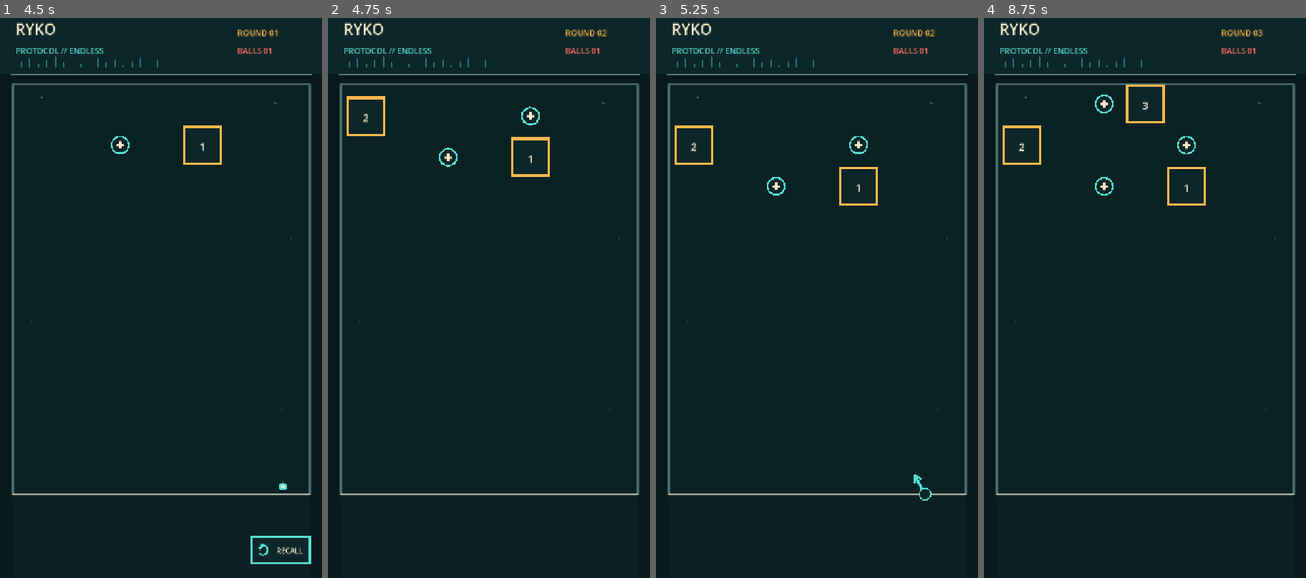
Above: before the commit, frames 1-4 (left to right).
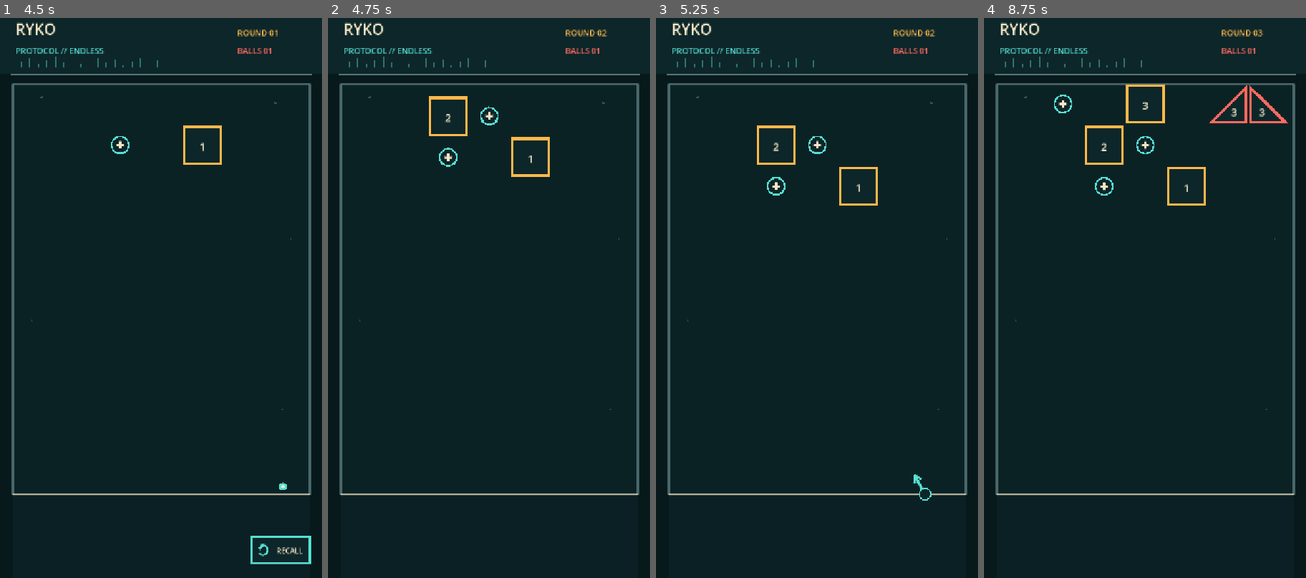
Above: after the commit, the same moments.

Repository: dfagaras/ryko-game
Game: Godot game, scene res://scenes/main.tscn
Two runs of this game, one before a commit and one after it. Both use one fixed random seed, a clock stepped at 60 frames per second and the inputs below.
Inputs (mouse positions are in pixels of both pictures, inside the frame that each line leads up to):
- Up to frame 1 (4.5 s): tap Enter at 0.5, 4.25 s; move the mouse to (231, 264) at 0.52 s; click (231, 264) at 0.67 s; tap Space at 1.25 s; drag from (96, 320) to (144, 404) at 1.27 s; move the mouse to (193, 163) at 2.02 s; click (193, 163) at 2.17 s; drag from (144, 404) to (64, 208) at 2.77 s; move the mouse to (257, 376) at 3.52 s; click (257, 376) at 3.67 s; drag from (64, 208) to (112, 146) at 4.27 s
- Up to frame 2 (4.75 s): no input
- Up to frame 3 (5.25 s): move the mouse to (833, 292) at 5.02 s; click (833, 292) at 5.17 s
- Up to frame 4 (8.75 s): tap Space at 5.75 s; drag from (1096, 146) to (1080, 320) at 5.77 s; move the mouse to (1215, 264) at 6.52 s; click (1215, 264) at 6.67 s; drag from (1080, 320) to (1128, 404) at 7.27 s; tap Enter at 8 s; move the mouse to (1177, 163) at 8.02 s; click (1177, 163) at 8.17 s

Frame 1 is identical in both runs. In frame 2, 0.6% of the frame differs, in the area x 5-66%, y 13-22%; in frame 3, 0.6%; in frame 4, 1.1%, in the area x 5-95%, y 12-27%.

Commit message:
fix: restore supernova with valid typed board clipping

Diff:
--- a/scripts/main.gd
+++ b/scripts/main.gd
@@ -58,6 +58,12 @@
 const ION_BEAM_EFFECT_DURATION := 0.30
 const GHOST_CORE_START_TURN := 8
 const GHOST_CORE_RADIUS := 20.0
+const SUPERNOVA_CORE_START_TURN := 10
+const SUPERNOVA_CORE_RADIUS := 22.0
+const SUPERNOVA_BALL_RATIO := 0.20
+const SUPERNOVA_EXPLOSION_RADIUS := CELL * 0.75
+const SUPERNOVA_EFFECT_DURATION := 0.36
+const BLOCK_HIT_FLASH_DURATION := 0.12
 
 const BG := Color("#08191c")
 const PLAYFIELD_BG := Color("#0b2225")
@@ -71,6 +77,8 @@
 const PHASE_BLUE := Color("#78a8ff")
 const ION_BLUE := Color("#32d8ff")
 const GHOST_PURPLE := Color("#b58cff")
+const NOVA_RED := Color("#ff4058")
+const NOVA_ORANGE := Color("#ff8a38")
 const MUTED := Color("#55777a")
 const CREAM := Color("#f3e7c5")
 
@@ -102,6 +110,9 @@
 var ion_powers: Array[Dictionary] = []
 var ion_beam_effects: Array[Dictionary] = []
 var ghost_cores: Array[Dictionary] = []
+var supernova_cores: Array[Dictionary] = []
+var supernova_effects: Array[Dictionary] = []
+var supernova_charged_count := 0
 var fallback_font: Font
 var rng := RandomNumberGenerator.new()
 var run_seed := 0
@@ -177,6 +188,9 @@
 	ion_powers.clear()
 	ion_beam_effects.clear()
 	ghost_cores.clear()
+	supernova_cores.clear()
+	supernova_effects.clear()
+	supernova_charged_count = 0
 
 
 func _cell_center(column: int, row: int) -> Vector2:
@@ -274,7 +288,7 @@
 	})
 
 	# Keep the permanent +1 pickup, then assign powers only to remaining empty
-	# cells. Ion Beam and Ghost Core can coexist when the row has enough room.
+	# cells. Different powers can coexist when the row has enough room.
 	var next_power_index := block_count + 1
 	if next_power_index < COLUMN_COUNT and rng.randf() < _ion_beam_spawn_chance():
 		var ion_column := columns[next_power_index]
@@ -296,6 +310,17 @@
 			"position": _spawn_position(ghost_column, row),
 			"activated": false
 		})
+		next_power_index += 1
+
+	if next_power_index < COLUMN_COUNT and rng.randf() < _supernova_core_spawn_chance():
+		var supernova_column := columns[next_power_index]
+		supernova_cores.append({
+			"column": supernova_column,
+			"row": row,
+			"position": _spawn_position(supernova_column, row),
+			"activated": false,
+			"pulse_elapsed": SUPERNOVA_EFFECT_DURATION
+		})
 
 
 func _block_count_for_turn() -> int:
@@ -362,6 +387,12 @@
 	if turn < GHOST_CORE_START_TURN:
 		return 0.0
 	return 0.18
+
+
+func _supernova_core_spawn_chance() -> float:
+	if turn < SUPERNOVA_CORE_START_TURN:
+		return 0.0
+	return 0.12
 
 
 func _choose_black_hole_sides() -> Array[String]:
@@ -567,6 +598,7 @@
 	active_ball_count = 0
 	launch_timer = 0.0
 	first_return_recorded = false
+	supernova_charged_count = 0
 	next_launcher_x = launcher.x
 	balls.clear()
 	queue_redraw()
@@ -622,6 +654,7 @@
 		"velocity": volley_direction * BALL_SPEED,
 		"returned": false,
 		"ghost": false,
+		"supernova": false,
 		"ghost_blocks_inside": {}
 	})
 	launched_ball_count += 1
@@ -630,6 +663,9 @@
 
 func _physics_process(delta: float) -> void:
 	_update_ion_beam_effects(delta)
+	_update_supernova_effects(delta)
+	_update_block_hit_flashes(delta)
+	_update_supernova_core_pulses(delta)
 	if state == TurnState.ADVANCING:
 		_process_board_advance(delta)
 		queue_redraw()
@@ -658,13 +694,17 @@
 			var collider := collision.get_collider()
 			if collider is StaticBody2D and collider.get_meta("kind", "") == "block":
 				var should_absorb := _block_absorbs_ball(collider, collision.get_normal())
-				_hit_block(collider)
+				if bool(entry.get("supernova", false)):
+					_trigger_supernova_explosion(_block_position_from_body(collider))
+				else:
+					_hit_block(collider)
 				if should_absorb:
 					_consume_ball(entry)
 					continue
 
 		_collect_pickups_at(body.position)
 		_activate_ion_powers_at(body)
+		_activate_supernova_cores_at(entry)
 		_activate_ghost_cores_at(entry)
 		_damage_blocks_crossed_by_ghost(entry, previous_position)
 		if body.position.y > RETURN_Y + 32.0:
@@ -684,11 +724,19 @@
 	var block_body: StaticBody2D = item["body"] as StaticBody2D
 	if not is_instance_valid(block_body):
 		return
+	item["hit_flash"] = BLOCK_HIT_FLASH_DURATION
 	item["hp"] = int(item["hp"]) - 1
 	if int(item["hp"]) <= 0:
 		block_body.collision_layer = 0
 		block_body.queue_free()
 		item["body"] = null
+
+
+func _block_position_from_body(body: StaticBody2D) -> Vector2:
+	var index := int(body.get_meta("block_index", -1))
+	if index < 0 or index >= blocks.size():
+		return body.position
+	return blocks[index]["position"]
 
 
 func _block_absorbs_ball(body: StaticBody2D, collision_normal: Vector2) -> bool:
@@ -745,6 +793,31 @@
 		_fire_ion_beam(power_position, String(power["orientation"]))
 
 
+func _supernova_charge_limit() -> int:
+	return maxi(1, int(floor(float(ball_count) * SUPERNOVA_BALL_RATIO)))
+
+
+func _supernova_remaining_charges() -> int:
+	return maxi(0, _supernova_charge_limit() - supernova_charged_count)
+
+
+func _activate_supernova_cores_at(entry: Dictionary) -> void:
+	if bool(entry.get("supernova", false)) or _supernova_remaining_charges() <= 0:
+		return
+	var body: CharacterBody2D = entry["body"] as CharacterBody2D
+	if not is_instance_valid(body):
+		return
+	for core in supernova_cores:
+		var core_position: Vector2 = core["position"]
+		if body.position.distance_to(core_position) > SUPERNOVA_CORE_RADIUS + BALL_RADIUS:
+			continue
+		entry["supernova"] = true
+		supernova_charged_count += 1
+		core["activated"] = true
+		core["pulse_elapsed"] = 0.0
+		return
+
+
 func _activate_ghost_cores_at(entry: Dictionary) -> void:
 	var body: CharacterBody2D = entry["body"] as CharacterBody2D
 	if not is_instance_valid(body):
@@ -779,7 +852,10 @@
 		var crossed := _ghost_path_crosses_block(previous_position, body.position, item)
 		if crossed and not blocks_inside.has(block_id):
 			blocks_inside[block_id] = true
-			_hit_block(block_body)
+			if bool(entry.get("supernova", false)):
+				_trigger_supernova_explosion(item["position"])
+			else:
+				_hit_block(block_body)
 		if not currently_inside:
 			blocks_inside.erase(block_id)
 
@@ -816,6 +892,65 @@
 	return false
 
 
+func _trigger_supernova_explosion(center: Vector2) -> void:
+	supernova_effects.append({
+		"position": center,
+		"elapsed": 0.0
+	})
+	# Keep the visual queue bounded during dense late-game volleys.
+	if supernova_effects.size() > 48:
+		supernova_effects.pop_front()
+
+	var targets: Array[StaticBody2D] = []
+	for item in blocks:
+		var block_body: StaticBody2D = item["body"] as StaticBody2D
+		if not is_instance_valid(block_body):
+			continue
+		if String(item.get("variant", "normal")) == "phase" and not bool(item.get("phase_active", true)):
+			continue
+		if _circle_intersects_block(center, SUPERNOVA_EXPLOSION_RADIUS, item):
+			targets.append(block_body)
+
+	for target in targets:
+		if is_instance_valid(target):
+			_hit_block(target)
+
+
+func _circle_intersects_block(center: Vector2, radius: float, item: Dictionary) -> bool:
+	var block_center: Vector2 = item["position"]
+	if String(item["shape"]) == "square":
+		var rect := Rect2(block_center - Vector2(CELL, CELL) * 0.5, Vector2(CELL, CELL))
+		var closest := Vector2(
+			clampf(center.x, rect.position.x, rect.end.x),
+			clampf(center.y, rect.position.y, rect.end.y)
+		)
+		return center.distance_squared_to(closest) <= radius * radius
+
+	var polygon := PackedVector2Array()
+	for local_point in _triangle_local_points(String(item["orientation"])):
+		polygon.append(block_center + local_point)
+	if Geometry2D.is_point_in_polygon(center, polygon):
+		return true
+	for point in polygon:
+		if center.distance_squared_to(point) <= radius * radius:
+			return true
+	for index in range(polygon.size()):
+		var start := polygon[index]
+		var end := polygon[(index + 1) % polygon.size()]
+		if _distance_to_segment(center, start, end) <= radius:
+			return true
+	return false
+
+
+func _distance_to_segment(point: Vector2, start: Vector2, end: Vector2) -> float:
+	var segment := end - start
+	var length_squared := segment.length_squared()
+	if length_squared <= 0.0001:
+		return point.distance_to(start)
+	var amount := clampf((point - start).dot(segment) / length_squared, 0.0, 1.0)
+	return point.distance_to(start + segment * amount)
+
+
 func _fire_ion_beam(beam_position: Vector2, orientation: String) -> void:
 	ion_beam_effects.append({
 		"position": beam_position,
@@ -847,6 +982,29 @@
 	ion_beam_effects = active_effects
 
 
+func _update_supernova_effects(delta: float) -> void:
+	var active_effects: Array[Dictionary] = []
+	for effect in supernova_effects:
+		effect["elapsed"] = float(effect["elapsed"]) + delta
+		if float(effect["elapsed"]) < SUPERNOVA_EFFECT_DURATION:
+			active_effects.append(effect)
+	supernova_effects = active_effects
+
+
+func _update_block_hit_flashes(delta: float) -> void:
+	for item in blocks:
+		if float(item.get("hit_flash", 0.0)) > 0.0:
+			item["hit_flash"] = maxf(0.0, float(item["hit_flash"]) - delta)
+
+
+func _update_supernova_core_pulses(delta: float) -> void:
+	for core in supernova_cores:
+		core["pulse_elapsed"] = minf(
+			SUPERNOVA_EFFECT_DURATION,
+			float(core.get("pulse_elapsed", SUPERNOVA_EFFECT_DURATION)) + delta
+		)
+
+
 func _return_ball(entry: Dictionary) -> void:
 	var body: CharacterBody2D = entry["body"] as CharacterBody2D
 	if not first_return_recorded:
@@ -861,6 +1019,7 @@
 func _finish_volley() -> void:
 	_regenerate_surviving_blocks()
 	balls.clear()
+	supernova_charged_count = 0
 	launcher.x = next_launcher_x
 	launcher.y = RETURN_Y
 	ball_count += pending_ball_bonus
@@ -901,6 +1060,12 @@
 		if not bool(core["activated"]):
 			remaining_ghost_cores.append(core)
 	ghost_cores = remaining_ghost_cores
+
+	var remaining_supernova_cores: Array[Dictionary] = []
+	for core in supernova_cores:
+		if not bool(core["activated"]):
+			remaining_supernova_cores.append(core)
+	supernova_cores = remaining_supernova_cores
 
 	turn += 1
 	_spawn_row(turn, -1)
@@ -935,6 +1100,13 @@
 		core["move_from"] = core_position
 		core["move_to"] = _cell_center(int(core["column"]), target_row)
 
+	for core in supernova_cores:
+		var target_row := int(core["row"]) + 1
+		core["row"] = target_row
+		var core_position: Vector2 = core["position"]
+		core["move_from"] = core_position
+		core["move_to"] = _cell_center(int(core["column"]), target_row)
+
 
 func _toggle_phase_blocks() -> void:
 	for item in blocks:
@@ -974,6 +1146,11 @@
 		power["position"] = move_from.lerp(move_to, eased)
 
 	for core in ghost_cores:
+		var move_from: Vector2 = core["move_from"]
+		var move_to: Vector2 = core["move_to"]
+		core["position"] = move_from.lerp(move_to, eased)
+
+	for core in supernova_cores:
 		var move_from: Vector2 = core["move_from"]
 		var move_to: Vector2 = core["move_to"]
 		core["position"] = move_from.lerp(move_to, eased)
@@ -1018,6 +1195,15 @@
 			visible_ghost_cores.append(core)
 	ghost_cores = visible_ghost_cores
 
+	var visible_supernova_cores: Array[Dictionary] = []
+	for core in supernova_cores:
+		core.erase("move_from")
+		core.erase("move_to")
+		var core_position: Vector2 = core["position"]
+		if core_position.y < LAUNCH_LINE_Y:
+			visible_supernova_cores.append(core)
+	supernova_cores = visible_supernova_cores
+
 	if reached_danger:
 		state = TurnState.GAME_OVER
 		is_aiming = false
@@ -1039,7 +1225,9 @@
 	_draw_pickups()
 	_draw_ion_powers()
 	_draw_ghost_cores()
+	_draw_supernova_cores()
 	_draw_ion_beam_effects()
+	_draw_supernova_effects()
 
 	if state == TurnState.AIMING:
 		_draw_launcher()
@@ -1080,13 +1268,26 @@
 		var body: CharacterBody2D = entry["body"] as CharacterBody2D
 		if not is_instance_valid(body):
 			continue
-		if bool(entry.get("ghost", false)):
-			var velocity: Vector2 = entry["velocity"]
-			var trail_end := body.position - velocity.normalized() * 24.0
+		var is_ghost := bool(entry.get("ghost", false))
+		var is_supernova := bool(entry.get("supernova", false))
+		var velocity: Vector2 = entry["velocity"]
+		var trail_end := body.position - velocity.normalized() * 24.0
+		if is_ghost and is_supernova:
+			draw_line(trail_end, body.position, Color(GHOST_PURPLE, 0.30), 9.0, true)
+			draw_line(trail_end, body.position, Color(NOVA_ORANGE, 0.58), 4.0, true)
+			draw_circle(body.position, BALL_RADIUS + 2.0, Color(GHOST_PURPLE, 0.30))
+			draw_arc(body.position, BALL_RADIUS + 1.0, 0.0, TAU, 24, Color(NOVA_RED, 0.90), 3.0, true)
+			draw_circle(body.position, 4.0, Color(CREAM, 0.88))
+		elif is_ghost:
 			draw_line(trail_end, body.position, Color(GHOST_PURPLE, 0.28), 6.0, true)
 			draw_circle(body.position, BALL_RADIUS, Color(GHOST_PURPLE, 0.42))
 			draw_arc(body.position, BALL_RADIUS, 0.0, TAU, 24, Color(CREAM, 0.78), 2.0, true)
 			draw_circle(body.position, 3.0, Color(CREAM, 0.62))
+		elif is_supernova:
+			draw_line(trail_end, body.position, Color(NOVA_ORANGE, 0.46), 7.0, true)
+			draw_circle(body.position, BALL_RADIUS + 3.0, Color(NOVA_RED, 0.18))
+			draw_circle(body.position, BALL_RADIUS, NOVA_RED)
+			draw_circle(body.position, 4.0, CREAM)
 		else:
 			draw_circle(body.position, BALL_RADIUS, AQUA)
 			draw_circle(body.position, 4.0, CREAM)
@@ -1165,6 +1366,7 @@
 		var is_phase := variant == "phase"
 		var phase_active := bool(item.get("phase_active", true))
 		var phase_alpha := 1.0 if phase_active else 0.28
+		var hit_flash_ratio := clampf(float(item.get("hit_flash", 0.0)) / BLOCK_HIT_FLASH_DURATION, 0.0, 1.0)
 		var label_color := CREAM if not is_phase or phase_active else Color(CREAM, 0.38)
 		if item["shape"] == "square":
 			var rect := Rect2(center - Vector2(CELL, CELL) * 0.5, Vector2(CELL, CELL))
@@ -1179,12 +1381,14 @@
 				border_color = VOID_PURPLE
 			elif is_phase:
 				border_color = Color(PHASE_BLUE, phase_alpha)
+			border_color = border_color.lerp(CREAM, hit_flash_ratio)
 			# Draw the border as an outer solid shape plus an inset fill. Unlike a
 			# centered stroke, this can never overlap a neighbouring cell.
 			draw_rect(rect, border_color, true)
+			var square_fill := Color(PANEL, 0.22) if is_phase and not phase_active else PANEL
 			draw_rect(
 				rect.grow(-BLOCK_OUTLINE_WIDTH),
-				Color(PANEL, 0.22) if is_phase and not phase_active else PANEL,
+				square_fill.lerp(CREAM, hit_flash_ratio * 0.32),
 				true
 			)
 			if is_dense:
@@ -1213,10 +1417,13 @@
 			var inner_points := PackedVector2Array()
 			for point in inner_local_points:
 				inner_points.append(center + point)
-			draw_colored_polygon(points, Color(PHASE_BLUE, phase_alpha) if is_phase else CORAL)
+			var triangle_border := Color(PHASE_BLUE, phase_alpha) if is_phase else CORAL
+			triangle_border = triangle_border.lerp(CREAM, hit_flash_ratio)
+			var triangle_fill := Color(PANEL, 0.22) if is_phase and not phase_active else PANEL
+			draw_colored_polygon(points, triangle_border)
 			draw_colored_polygon(
 				inner_points,
-				Color(PANEL, 0.22) if is_phase and not phase_active else PANEL
+				triangle_fill.lerp(CREAM, hit_flash_ratio * 0.32)
 			)
 			if is_phase:
 				_draw_centered_label("P", label_center + Vector2(0.0, -24.0), 13, Color(PHASE_BLUE, phase_alpha))
@@ -1325,6 +1532,114 @@
 		draw_arc(center, 15.0, -PI * 0.82, PI * 0.28, 22, color, 4.0, true)
 		draw_arc(center, 10.0, PI * 0.18, PI * 1.24, 18, Color(CREAM, 0.82), 3.0, true)
 		draw_circle(center, 3.0, color)
+
+
+func _draw_supernova_cores() -> void:
+	var remaining := _supernova_remaining_charges()
+	for core in supernova_cores:
+		var center: Vector2 = core["position"]
+		var is_exhausted := remaining <= 0
+		var core_color := Color(MUTED, 0.72) if is_exhausted else NOVA_RED
+		draw_circle(center, SUPERNOVA_CORE_RADIUS, Color(PANEL, 0.94))
+		draw_arc(center, 18.0, -PI * 0.18, PI * 1.32, 28, core_color, 3.0, true)
+		draw_arc(center, 13.0, PI * 0.42, PI * 1.86, 24, NOVA_ORANGE if not is_exhausted else MUTED, 2.0, true)
+
+		var star_points := PackedVector2Array()
+		for index in range(12):
+			var angle := -PI * 0.5 + TAU * float(index) / 12.0
+			var radius := 8.0 if index % 2 == 0 else 4.5
+			star_points.append(center + Vector2(cos(angle), sin(angle)) * radius)
+		draw_colored_polygon(star_points, core_color)
+		_draw_centered_label(str(remaining), center, 12, CREAM)
+
+		var pulse_progress := clampf(
+			float(core.get("pulse_elapsed", SUPERNOVA_EFFECT_DURATION)) / SUPERNOVA_EFFECT_DURATION,
+			0.0,
+			1.0
+		)
+		if pulse_progress < 1.0:
+			var pulse_radius := lerpf(20.0, 38.0, pulse_progress)
+			draw_arc(center, pulse_radius, 0.0, TAU, 32, Color(NOVA_ORANGE, 1.0 - pulse_progress), 3.0, true)
+
+
+func _draw_supernova_effects() -> void:
+	for effect in supernova_effects:
+		var center: Vector2 = effect["position"]
+		var progress := clampf(float(effect["elapsed"]) / SUPERNOVA_EFFECT_DURATION, 0.0, 1.0)
+		var eased := 1.0 - pow(1.0 - progress, 2.0)
+		var fade := 1.0 - progress
+		var wave_radius := lerpf(10.0, SUPERNOVA_EXPLOSION_RADIUS, eased)
+
+		if progress < 0.24:
+			var flash_fade := 1.0 - progress / 0.24
+			draw_circle(center, lerpf(15.0, 5.0, progress / 0.24), Color(CREAM, flash_fade * 0.90))
+
+		_draw_board_clipped_ring(center, wave_radius, Color(NOVA_RED, fade * 0.94), 5.0, 64)
+		_draw_board_clipped_ring(center, wave_radius * 0.72, Color(NOVA_ORANGE, fade * 0.72), 3.0, 52)
+
+		for index in range(10):
+			var angle := TAU * float(index) / 10.0 + 0.19
+			var direction := Vector2(cos(angle), sin(angle))
+			var ray_start := center + direction * wave_radius * 0.28
+			var ray_end := center + direction * wave_radius * (1.0 if index % 2 == 0 else 0.78)
+			_draw_board_clipped_line(ray_start, ray_end, Color(NOVA_ORANGE, fade * 0.82), 3.0)
+
+		for index in range(8):
+			var angle := TAU * float(index) / 8.0 + 0.43
+			var particle_position := center + Vector2(cos(angle), sin(angle)) * wave_radius * 0.88
+			if _is_inside_board(particle_position, 3.0):
+				draw_circle(particle_position, 2.5 + float(index % 2), Color(CREAM, fade * 0.76))
+
+
+func _draw_board_clipped_ring(center: Vector2, radius: float, color: Color, width: float, segments: int) -> void:
+	for index in range(segments):
+		var first_angle := TAU * float(index) / float(segments)
+		var second_angle := TAU * float(index + 1) / float(segments)
+		var first := center + Vector2(cos(first_angle), sin(first_angle)) * radius
+		var second := center + Vector2(cos(second_angle), sin(second_angle)) * radius
+		_draw_board_clipped_line(first, second, color, width)
+
+
+func _draw_board_clipped_line(from: Vector2, to: Vector2, color: Color, width: float) -> void:
+	var clipped := _clip_segment_to_board(from, to)
+	if clipped.size() == 2:
+		draw_line(clipped[0], clipped[1], color, width, true)
+
+
+func _clip_segment_to_board(from: Vector2, to: Vector2) -> PackedVector2Array:
+	var delta := to - from
+	var minimum := 0.0
+	var maximum := 1.0
+	var tests := [
+		Vector2(-delta.x, from.x - BOARD_LEFT),
+		Vector2(delta.x, BOARD_RIGHT - from.x),
+		Vector2(-delta.y, from.y - BOARD_TOP),
+		Vector2(delta.y, LAUNCH_LINE_Y - from.y)
+	]
+	for test: Vector2 in tests:
+		var direction: float = test.x
+		var distance: float = test.y
+		if absf(direction) < 0.0001:
+			if distance < 0.0:
+				return PackedVector2Array()
+			continue
+		var amount: float = distance / direction
+		if direction < 0.0:
+			minimum = maxf(minimum, amount)
+		else:
+			maximum = minf(maximum, amount)
+		if minimum > maximum:
+			return PackedVector2Array()
+	return PackedVector2Array([from + delta * minimum, from + delta * maximum])
+
+
+func _is_inside_board(point: Vector2, margin: float = 0.0) -> bool:
+	return (
+		point.x >= BOARD_LEFT + margin
+		and point.x <= BOARD_RIGHT - margin
+		and point.y >= BOARD_TOP + margin
+		and point.y <= LAUNCH_LINE_Y - margin
+	)
 
 
 func _draw_ion_beam_effects() -> void:
